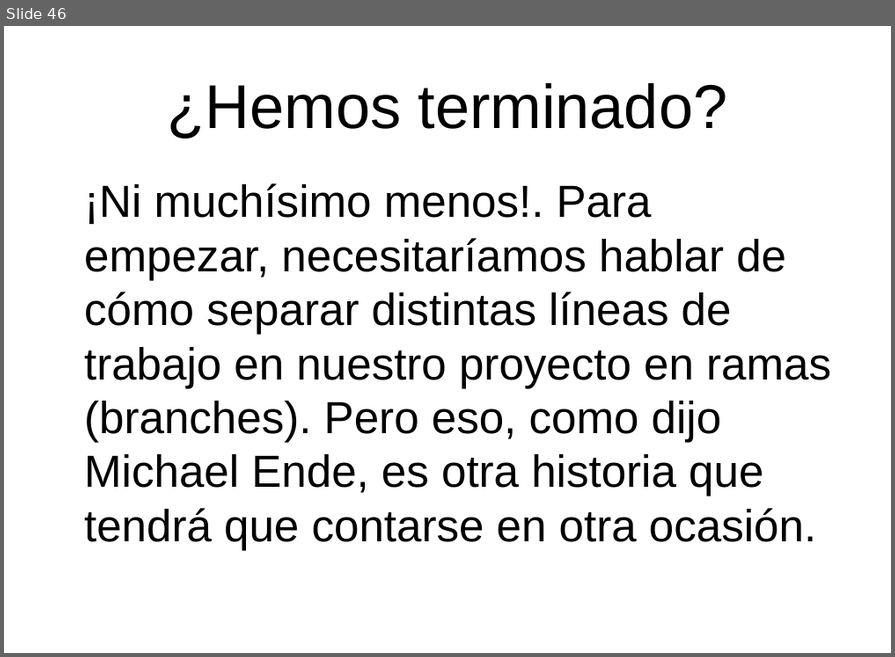
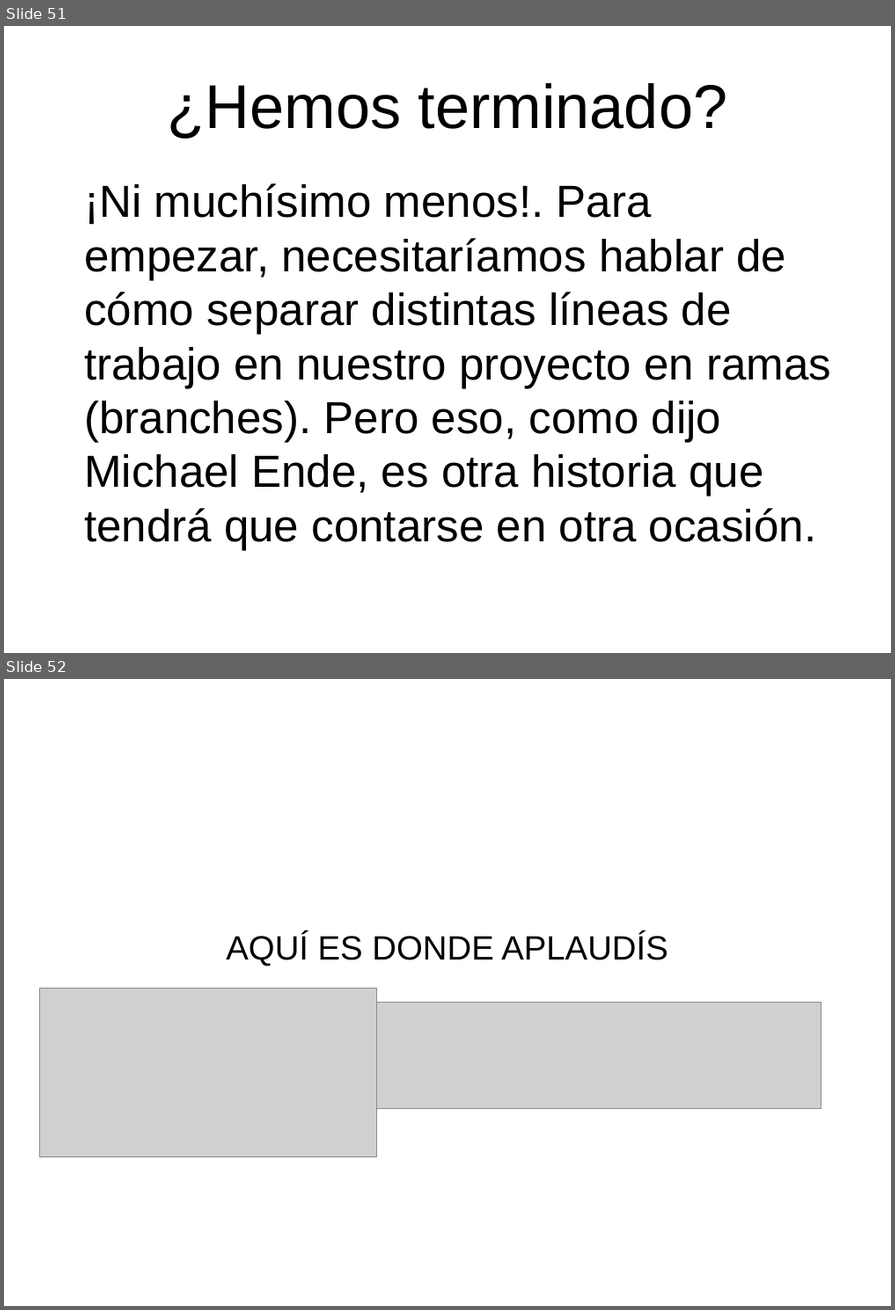
Before and after one commit to clubroboticacr/aprenderGit, a slide deck: presentacionrepositoriosGit.odp. Shown one above the other, each under a label of ours: slide 46 before the commit, slides 51 and 52 after it. The pictures are 895x657 and 895x1310 pixels, drawn with LibreOffice and Linux fonts; fonts in the diff are those of the drawing; grey boxes stand for pictures; background and template pictures are left out. Boxes give left, top, right and bottom in pixels: in the first picture for what was removed or moved away, otherwise in the second. Text is boxed around its words. In the diff, an @@ line names an element or a change of style, - is before the commit and + after.

```diff
--- a/presentacionrepositoriosGit.odp
+++ b/presentacionrepositoriosGit.odp
@@ slide 52 added at (4, 679, 891, 1306), background picture (left out) @@
@@ subtitle added at (226, 933, 668, 967), 32 pt, text #000000 @@
+AQUÍ ES DONDE APLAUDÍS
@@ picture added at (40, 989, 376, 1157) @@
@@ picture added at (357, 1002, 822, 1109) @@
@@ what was slide 46 is now slide 51 @@
```
Also in this commit, not shown: 1 slide changed, 5 other slides added, 1 other file.
